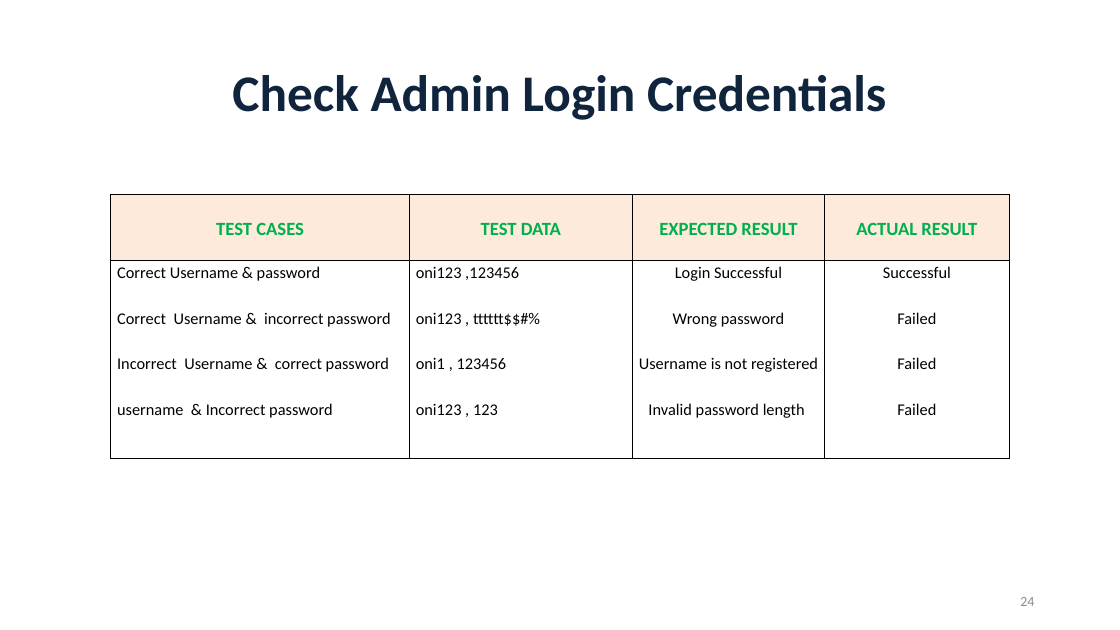
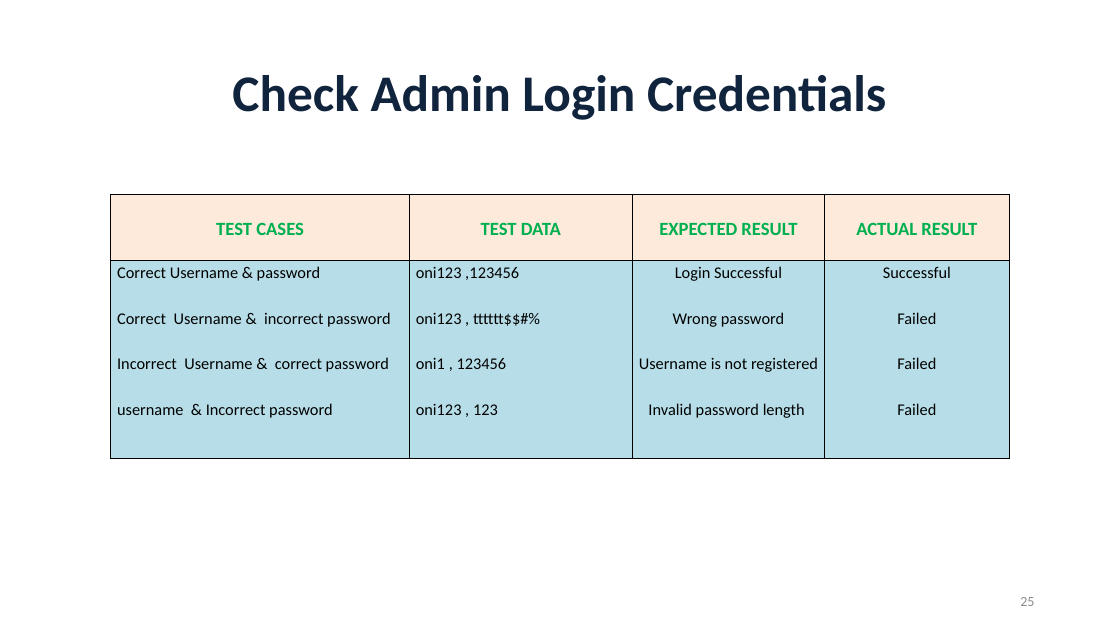
Before and after one commit to RezaulAlamOni/Project-Book-Appointment-Booking-, a slide deck: slide 25 of AppointmentSystem.pptx (slide 24 before the commit). Drawn at 1120x630 pixels with LibreOffice and Linux fonts; fonts in the diff are those of the drawing. Boxes give left, top, right and bottom in pixels: in the first picture for what was removed or moved away, otherwise in the second. Text is boxed around its words. In the diff, an @@ line names an element or a change of style, - is before the commit and + after.

```diff
--- a/AppointmentSystem.pptx
+++ b/AppointmentSystem.pptx
@@ table at (111,195,1009,459) @@
@@ fill none to #B7DEE8 in row 2 @@
@@ page number at (1020,597,1034,606): text changed @@
-24
+25
```
Also in this commit, not shown: 10 other slides changed, 1 slide added, 6 other files.
